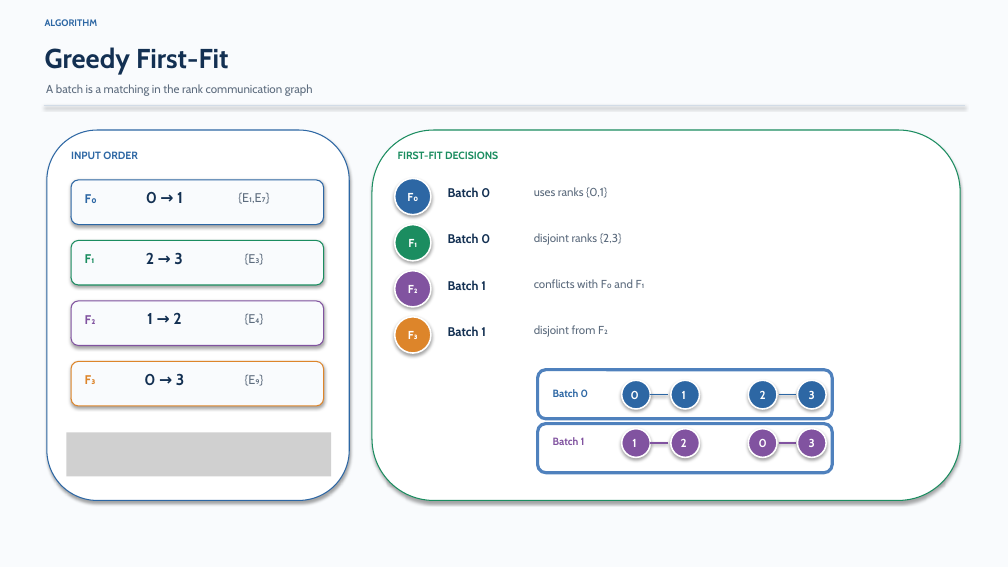
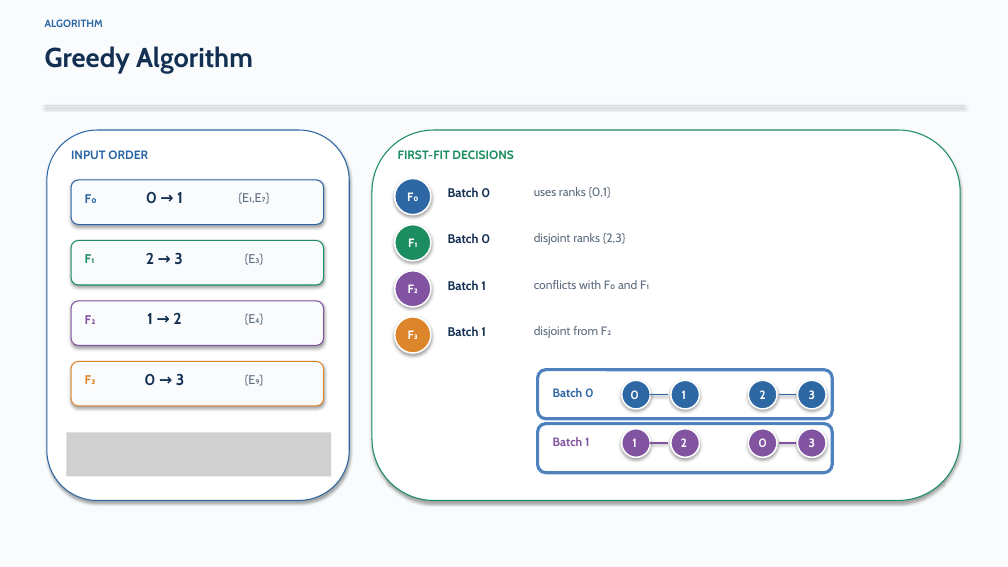
Before and after one commit to DOCCA0/vllm, a slide deck: slide 9 of benchmarks/eplb_rebalance/presentation/eplb_migration_batching.pptx (slide 12 before the commit). Drawn at 1008x567 pixels with LibreOffice and Linux fonts; fonts in the diff are those of the drawing; grey boxes stand for pictures. Boxes give left, top, right and bottom in pixels: in the first picture for what was removed or moved away, otherwise in the second. Text is boxed around its words. In the diff, an @@ line names an element or a change of style, - is before the commit and + after.

```diff
--- a/benchmarks/eplb_rebalance/presentation/eplb_migration_batching.pptx
+++ b/benchmarks/eplb_rebalance/presentation/eplb_migration_batching.pptx
@@ text "ALGORITHM" at box(45, 19, 103, 27): size 9 to 10 pt @@
@@ text at box(45, 46, 253, 74): text changed @@
-Greedy First-Fit
+Greedy Algorithm
@@ text removed at box(46, 84, 313, 96) @@
-A batch is a matching in the rank communication graph
@@ size 11 to 11.5 pt in 6 elements at box(407, 192, 418, 201), box(534, 187, 611, 198), box(408, 238, 417, 247), box(534, 233, 626, 245), box(534, 280, 649, 289), box(534, 326, 611, 338) @@
@@ size 10 to 11.5 pt in 4 elements at box(71, 150, 148, 159), box(398, 150, 513, 159), box(553, 388, 594, 397), box(553, 437, 589, 446) @@
```
Also in this commit, not shown: 13 other slides changed, 1 slide added, 5 slides removed, 2 other files.
